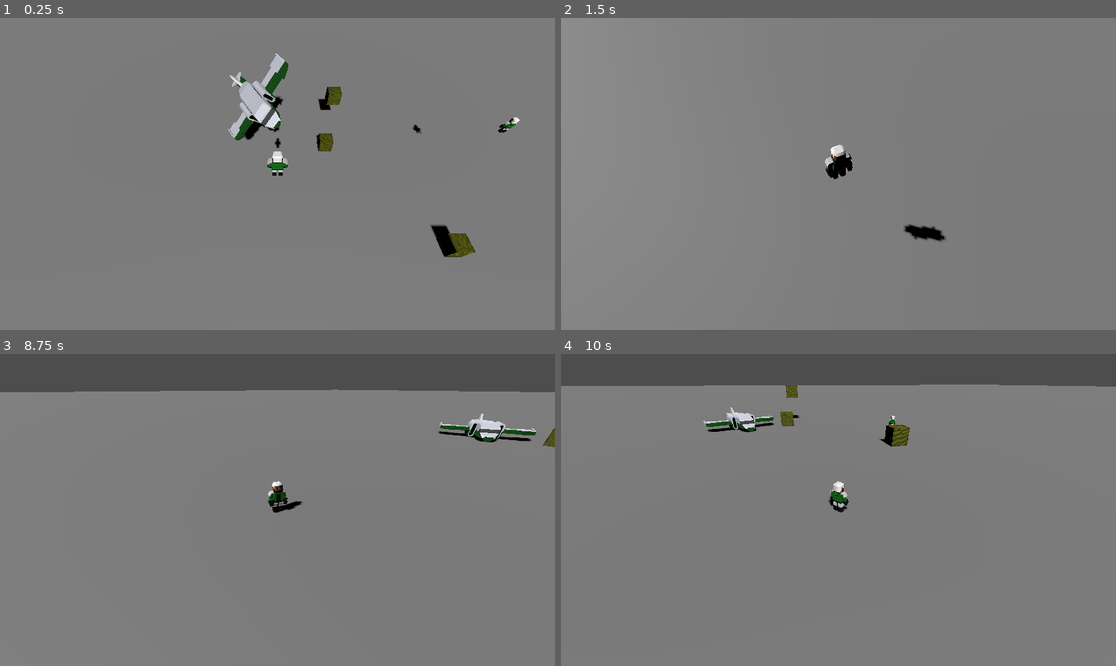
Above: before the commit, frames 1-4 (two rows, left to right).
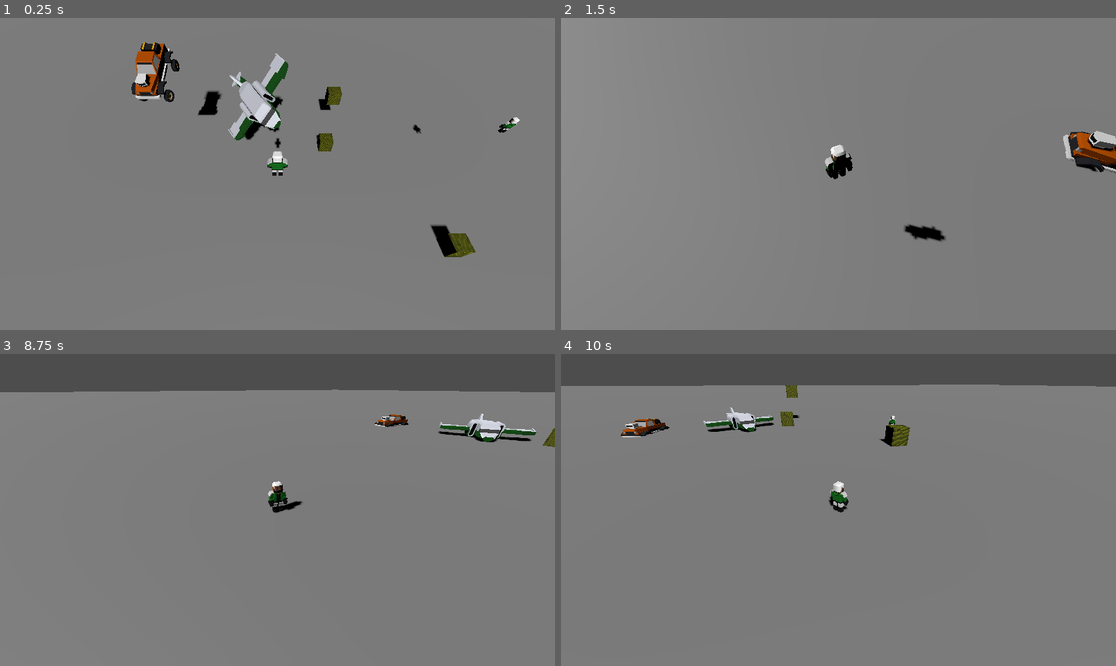
Above: after the commit, the same moments.

Repository: kevinlights/ChocoDriver
Game: Godot game, scene res://run/levels/infinite_level.tscn
The game is run twice, just before and just after one commit, with the same random seed, the same clock (stepped at 60 frames per second) and the same inputs.
Inputs:
- Up to frame 1 (0.25 s): no input
- Up to frame 2 (1.5 s): tap Enter (get_in) at 0.5 s; hold Right (move_right) 0.53-1.28 s; hold Enter (get_in) 0.53-1.28 s; hold Down (move_back) from 1.28 s (still down); tap Space (main) at 1.35 s
- Up to frame 3 (8.75 s): release Down (move_back) at 2.03 s; hold Right (move_right) 2.03-2.78 s; hold Enter (get_in) 2.03-2.78 s; hold Up (move_forward) 2.78-3.53 s; tap Space (main) every 1.5 s from 2.85 to 7.35 s; hold Enter (get_in) 3.53-4.28 s; hold Left (move_left) 3.53-5.03 s; hold Down (move_back) 5.03-5.78 s; hold Enter (get_in) 5.03-5.78 s; hold Right (move_right) 5.78-6.53 s; hold Up (move_forward) 6.53-7.28 s; hold Enter (get_in) 6.53-7.28 s; hold Right (move_right) 7.28-8.03 s; hold Down (move_back) from 8.03 s (still down); hold Enter (get_in) from 8.03 s (still down)
- Up to frame 4 (10 s): release Down (move_back) at 8.78 s; release Enter (get_in) at 8.78 s; hold Left (move_left) 8.78-9.53 s; tap Space (main) at 8.85 s; hold Up (move_forward) from 9.53 s (still down); hold Enter (get_in) from 9.53 s (still down)

The runs differ from the first frame. In frame 1, 1.3% of the frame differs, in the area x 23-40%, y 7-32%; in frame 2, 1.0%; in frame 3, 0.2%; in frame 4, 0.3%.

Commit message:
:tada: Create the jeep

Diff:
--- /dev/null
+++ b/first3d/component/entity/vehicles/jeep/Jeep.tscn
@@ -0,0 +1,54 @@
+[gd_scene load_steps=4 format=3 uid="uid://cj5dmtqadl5nf"]
+
+[ext_resource type="PackedScene" uid="uid://dlaj4npd144qd" path="res://component/entity/vehicles/jeep/OrangeJeep_noWheel.glb" id="1_qgclq"]
+[ext_resource type="PackedScene" uid="uid://cg6eyxgui8y2s" path="res://component/entity/vehicles/jeep/OrangeJeep_wheel.glb" id="2_f6y5a"]
+
+[sub_resource type="BoxShape3D" id="BoxShape3D_1maan"]
+size = Vector3(1, 0.769157, 3.09562)
+
+[node name="Jeep" type="VehicleBody3D"]
+collision_layer = 8
+collision_mask = 11
+mass = 500.0
+engine_force = 43.42
+steering = -0.253945
+
+[node name="OrangeJeep_noWheel" parent="." instance=ExtResource("1_qgclq")]
+transform = Transform3D(1, 0, 0, 0, 1, 0, 0, 0, -1, 0, 0, 0)
+
+[node name="CollisionShape3D" type="CollisionShape3D" parent="."]
+transform = Transform3D(1, 0, 0, 0, 1, 0, 0, 0, 1, 0, 0.925237, 0)
+shape = SubResource("BoxShape3D_1maan")
+
+[node name="FrontRightWheel" type="VehicleWheel3D" parent="."]
+transform = Transform3D(1, 0, 0, 0, 1, 0, 0, 0, 1, -0.6, 0.2, 1)
+steering = -0.253945
+use_as_steering = true
+wheel_radius = 0.3
+
+[node name="OrangeJeep_wheel" parent="FrontRightWheel" instance=ExtResource("2_f6y5a")]
+transform = Transform3D(-1, 0, 0, 0, 1, 0, 0, 0, 1, 0, 0, 0)
+
+[node name="FrontLeftWheel" type="VehicleWheel3D" parent="."]
+transform = Transform3D(1, 0, 0, 0, 1, 0, 0, 0, 1, 0.6, 0.2, 1)
+steering = -0.253945
+use_as_steering = true
+wheel_radius = 0.3
+
+[node name="OrangeJeep_wheel" parent="FrontLeftWheel" instance=ExtResource("2_f6y5a")]
+
+[node name="RearLeftWheel" type="VehicleWheel3D" parent="."]
+transform = Transform3D(1, 0, 0, 0, 1, 0, 0, 0, 1, 0.6, 0.2, -1.01869)
+engine_force = 43.42
+use_as_traction = true
+wheel_radius = 0.3
+
+[node name="OrangeJeep_wheel" parent="RearLeftWheel" instance=ExtResource("2_f6y5a")]
+
+[node name="RearRightWheel" type="VehicleWheel3D" parent="."]
+transform = Transform3D(-1, 0, 0, 0, 1, 0, 0, 0, 1, -0.6, 0.2, -1.019)
+engine_force = 43.42
+use_as_traction = true
+wheel_radius = 0.3
+
+[node name="OrangeJeep_wheel" parent="RearRightWheel" instance=ExtResource("2_f6y5a")]
--- a/first3d/run/levels/infinite_level.tscn
+++ b/first3d/run/levels/infinite_level.tscn
@@ -1,10 +1,11 @@
-[gd_scene load_steps=8 format=3 uid="uid://7ivipmwaw24t"]
+[gd_scene load_steps=9 format=3 uid="uid://7ivipmwaw24t"]
 
 [ext_resource type="Script" path="res://run/levels/camera_tracker.gd" id="1_qdm47"]
 [ext_resource type="PackedScene" uid="uid://b10k58capm04o" path="res://component/entity/walker/walker.tscn" id="1_x0026"]
 [ext_resource type="PackedScene" uid="uid://bk0s5bn8k08bc" path="res://flow/control/local_input/local_input.tscn" id="2_0i5t8"]
 [ext_resource type="PackedScene" uid="uid://bcpri2x5afoyb" path="res://component/entity/box/box.tscn" id="2_e8xto"]
 [ext_resource type="PackedScene" uid="uid://dao17ylietgyl" path="res://component/entity/vehicles/plane/tiny_plane.tscn" id="4_tbpfc"]
+[ext_resource type="PackedScene" uid="uid://cj5dmtqadl5nf" path="res://component/entity/vehicles/jeep/Jeep.tscn" id="6_nnvc5"]
 
 [sub_resource type="WorldBoundaryShape3D" id="WorldBoundaryShape3D_2xulb"]
 
@@ -60,6 +61,9 @@
 [node name="TinyPlane2" parent="." instance=ExtResource("4_tbpfc")]
 transform = Transform3D(-0.589079, -0.650805, -0.478999, -0.741391, 0.671074, 1.34747e-08, 0.321443, 0.355125, -0.877816, -10.5959, 3.94108, -6.48481)
 
+[node name="Jeep" parent="." instance=ExtResource("6_nnvc5")]
+transform = Transform3D(1, 0, 0, 0, 0.956386, -0.292105, 0, 0.292105, 0.956386, -16.454, 5.25324, -7.30216)
+
 [connection signal="focus_required" from="MainWalker" to="CameraTracker" method="_on_focus_required"]
 [connection signal="dir_changed" from="MainWalker/Control" to="MainWalker" method="_on_dir_changed"]
 [connection signal="get_in_action" from="MainWalker/Control" to="MainWalker" method="_on_get_in_action"]
Binary file added: first3d/component/entity/vehicles/jeep/OrangeJeep_noWheel.glb
Not shown, added: first3d/component/entity/vehicles/jeep/OrangeJeep_noWheel.glb.import
Binary file added: first3d/component/entity/vehicles/jeep/OrangeJeep_wheel.glb
Not shown, added: first3d/component/entity/vehicles/jeep/OrangeJeep_wheel.glb.import
